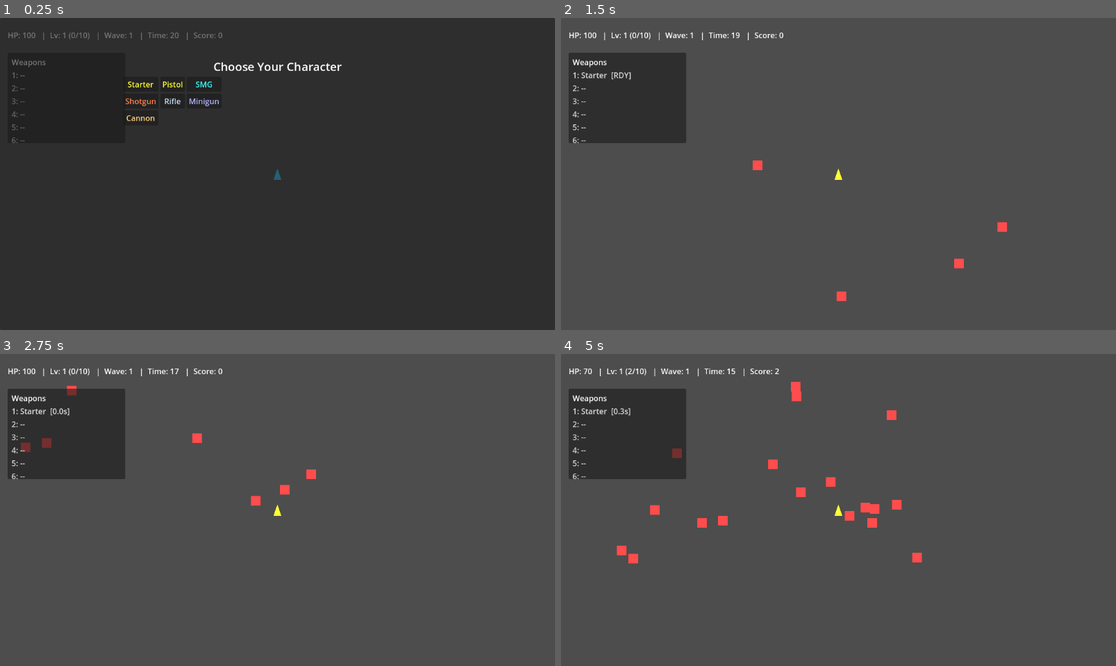
Above: before the commit, frames 1-4 (two rows, left to right).
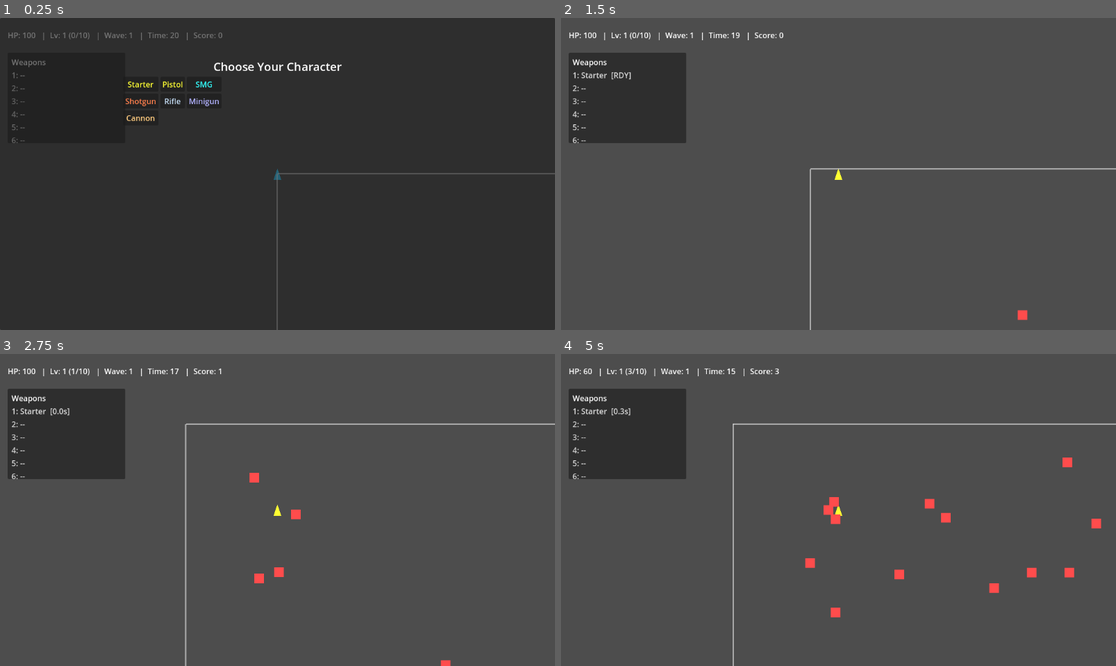
Above: after the commit, the same moments.

Repository: Deitox/Dexcoto
Game: Godot game, scene res://scenes/Main.tscn
The game is run twice, just before and just after one commit, with the same random seed, the same clock (stepped at 60 frames per second) and the same inputs.
Inputs:
- Up to frame 1 (0.25 s): no input
- Up to frame 2 (1.5 s): click "Starter" at 0.5 s; tap Enter at 1.25 s; hold Right (ui_right) from 1.28 s (still down)
- Up to frame 3 (2.75 s): release Right (ui_right) at 2.03 s; hold Down (ui_down) from 2.03 s (still down)
- Up to frame 4 (5 s): release Down (ui_down) at 2.78 s; hold Right (ui_right) 2.78-3.53 s; hold Up (ui_up) 3.53-4.28 s; hold Left (ui_left) from 4.28 s (still down)

The runs differ from the first frame. In frame 1, 0.3% of the frame differs, in the area x 49-100%, y 49-100%; in frame 2, 0.7%; in frame 3, 1.3%; in frame 4, 2.3%, in the area x 4-100%, y 4-100%.

Commit message:
fix(arena): make outline visible on load and bind to viewport

Diff:
--- a/scenes/Main.tscn
+++ b/scenes/Main.tscn
@@ -270,3 +270,8 @@
 
 [node name="ArenaBounds" type="Node2D" parent="."]
 script = ExtResource("9")
+use_viewport_bounds = true
+outline_visible = true
+outline_color = Color(1, 1, 1, 0.5)
+outline_width = 3.0
+thickness = 32.0
--- a/scripts/arena_bounds.gd
+++ b/scripts/arena_bounds.gd
@@ -21,6 +21,7 @@
     if get_viewport():
         get_viewport().size_changed.connect(_update_walls)
     _ensure_outline()
+    _update_outline()
 
 func _ensure_wall(name: String) -> void:
     if not has_node(name):
@@ -104,6 +105,7 @@
     line.default_color = outline_color
     line.width = outline_width
     line.visible = outline_visible
+    line.z_index = 1000
 
 func _update_outline() -> void:
     var line := get_node_or_null("Outline") as Line2D
